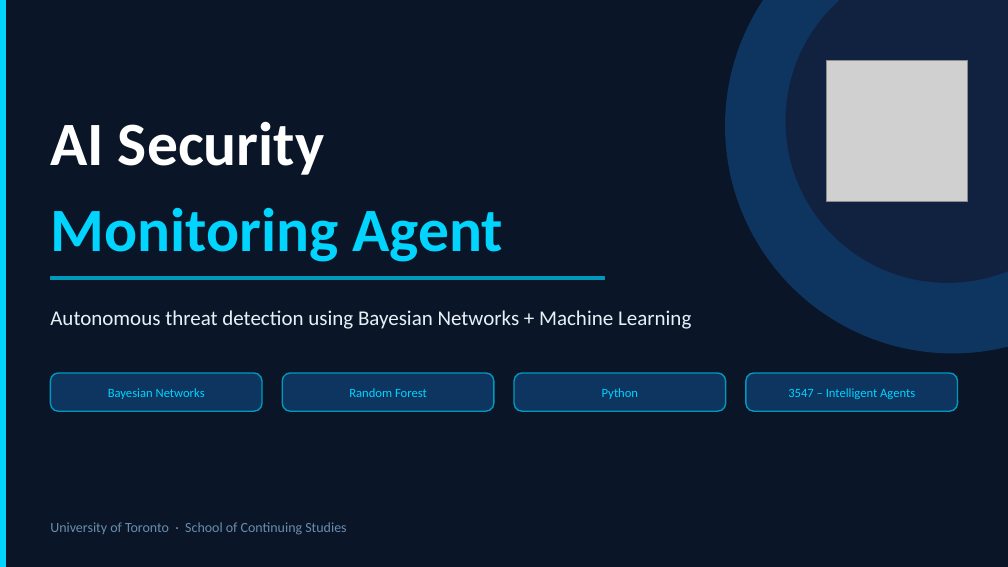
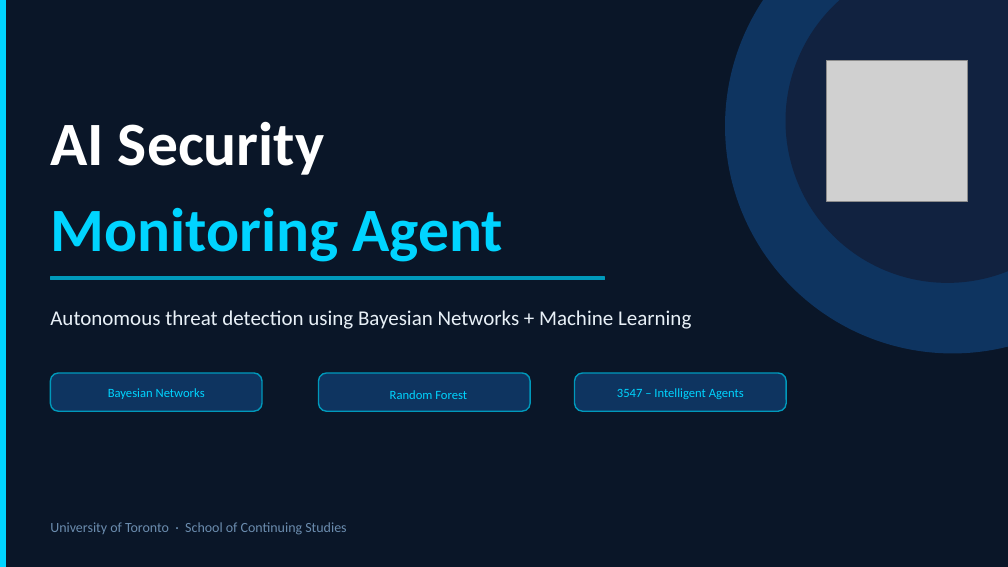
Before and after one commit to franklinen/AI-Security-Monitoring-Agent, a slide deck: slide 1 of AI_Security_Agent_Presentation.pptx. Drawn at 1008x567 pixels with LibreOffice and Linux fonts; fonts in the diff are those of the drawing; grey boxes stand for pictures. Boxes give left, top, right and bottom in pixels: in the first picture for what was removed or moved away, otherwise in the second. Text is boxed around its words. In the diff, an @@ line names an element or a change of style, - is before the commit and + after.

```diff
--- a/AI_Security_Agent_Presentation.pptx
+++ b/AI_Security_Agent_Presentation.pptx
@@ rounded rectangle: place and size @@
-rounded rectangle at (282,373,494,411)
+rounded rectangle at (319,373,530,411)
@@ text "Random Forest": place and size @@
-text "Random Forest" at (349,388,427,397)
+text "Random Forest" at (390,390,467,399)
@@ rounded rectangle removed at (514,373,726,411) @@
@@ text "3547 – Intelligent Agents": place and size @@
-text "3547 – Intelligent Agents" at (788,388,915,399)
+text "3547 – Intelligent Agents" at (617,388,744,399)
@@ rounded rectangle: place and size @@
-rounded rectangle at (746,373,958,411)
+rounded rectangle at (575,373,786,411)
@@ text removed at (602,388,638,399) @@
-Python
```
Also in this commit, not shown: 1 other slide changed, 1 other file.
